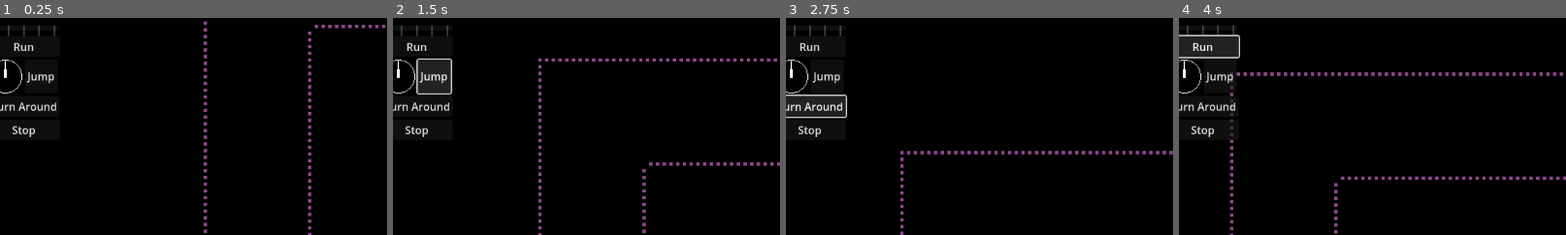
Above: before the commit, frames 1-4 (left to right).
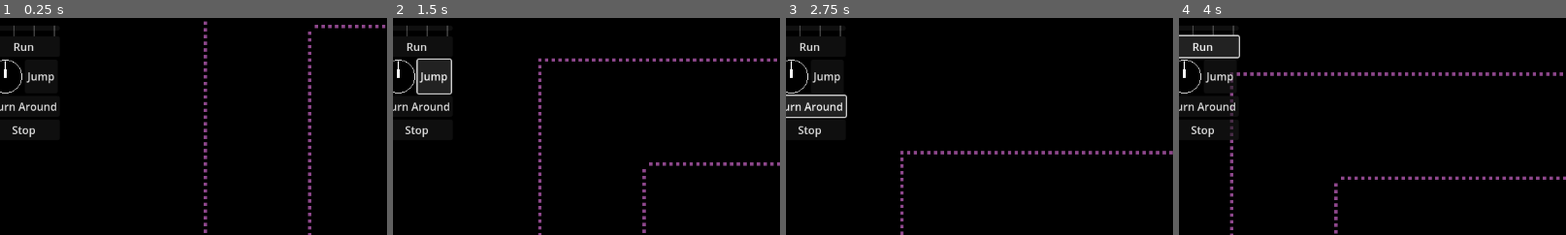
Above: after the commit, the same moments.

Repository: CloneDeath/LoveIsFury
Game: Godot game, scene res://Game.tscn
Same seed, same stepped clock (60 frames per second), same inputs: the game is played once before the commit and once after it.
Inputs:
- Up to frame 1 (0.25 s): no input
- Up to frame 2 (1.5 s): click "Run" at 0.5 s; click "Jump" at 1.25 s
- Up to frame 3 (2.75 s): click "Turn Around" at 2 s
- Up to frame 4 (4 s): click "Stop" at 2.75 s; click "Run" at 3.5 s
The pictures show only the part of the screen within x 3-53%, y 4-54%; the shares and areas given below are measured in that part.

The runs differ from the first frame. In frame 1, 0.1% of the frame differs, in the area x 2-11%, y 3-9%; in frame 2, 0.1%; in frame 3, 0.1%; in frame 4, less than 0.1%.

Commit message:
Finished converting actions. Adjusted label for walking based on the current speed

Diff:
--- a/player/controls/PlayerController.gd
+++ b/player/controls/PlayerController.gd
@@ -12,11 +12,3 @@
 func _on_action_button_pressed(actionButton: ActionButton):
 	actionButton.execute(player);
 	advance_time.emit(0.1);
-
-func _on_stop_button_pressed():
-	advance_time.emit(0.1);
-
-func _on_turn_around_pressed():
-	player.stop();
-	player.turn_around();
-	advance_time.emit(0.1);
--- a/player/controls/PlayerController.tscn
+++ b/player/controls/PlayerController.tscn
@@ -1,10 +1,12 @@
-[gd_scene load_steps=6 format=3 uid="uid://ctfb60rssirxr"]
+[gd_scene load_steps=8 format=3 uid="uid://ctfb60rssirxr"]
 
 [ext_resource type="Script" path="res://player/controls/PlayerController.gd" id="1_2htms"]
 [ext_resource type="PackedScene" uid="uid://b15ntxi042cgp" path="res://player/controls/DirectionPicker.tscn" id="2_gxk3l"]
 [ext_resource type="PackedScene" uid="uid://h2kq2wg4lg7f" path="res://player/controls/ActionButton.tscn" id="2_ncpyy"]
 [ext_resource type="Script" path="res://player/controls/actions/RunButton.gd" id="3_defh7"]
 [ext_resource type="Script" path="res://player/controls/actions/JumpButton.gd" id="5_jqlmr"]
+[ext_resource type="Script" path="res://player/controls/actions/TurnAroundButton.gd" id="6_j8tar"]
+[ext_resource type="Script" path="res://player/controls/actions/StopButton.gd" id="7_ycfik"]
 
 [node name="PlayerController" type="HBoxContainer"]
 anchors_preset = 15
@@ -29,7 +31,7 @@
 step = 10.0
 value = 10.0
 rounded = true
-tick_count = 5
+tick_count = 4
 ticks_on_borders = true
 
 [node name="RunButton" parent="Movement" instance=ExtResource("2_ncpyy")]
@@ -50,13 +52,14 @@
 text = "Jump"
 script = ExtResource("5_jqlmr")
 
-[node name="TurnAroundButton" type="Button" parent="Movement"]
+[node name="TurnAroundButton" parent="Movement" instance=ExtResource("2_ncpyy")]
 layout_mode = 2
 text = "Turn Around"
+script = ExtResource("6_j8tar")
 
-[node name="StopButton" type="Button" parent="Movement"]
+[node name="StopButton" parent="Movement" instance=ExtResource("2_ncpyy")]
 layout_mode = 2
 text = "Stop"
+script = ExtResource("7_ycfik")
 
-[connection signal="pressed" from="Movement/TurnAroundButton" to="." method="_on_turn_around_pressed"]
-[connection signal="pressed" from="Movement/StopButton" to="." method="_on_stop_button_pressed"]
+[connection signal="value_changed" from="Movement/MoveSpeed" to="Movement/RunButton" method="_on_move_speed_value_changed"]
--- a/player/controls/actions/RunButton.gd
+++ b/player/controls/actions/RunButton.gd
@@ -1,5 +1,20 @@
 extends ActionButton
+# 70, 40, 20, 10
+var labels = {
+	70: "Sprint",
+	40: "Run",
+	20: "Jog",
+	10: "Walk"
+};
 
 func execute(player: Player):
 	var speed = %MoveSpeed.value / 100.0;
 	player.move_forward(speed);
+
+func _on_move_speed_value_changed(value: float):
+	for threshold in labels:
+		if (value < threshold):
+			continue;
+		text = labels[threshold];
+		return;
+	text = "Walk";
--- /dev/null
+++ b/player/controls/actions/StopButton.gd
@@ -0,0 +1,4 @@
+extends ActionButton
+
+func execute(player: Player):
+	player.stop();
--- /dev/null
+++ b/player/controls/actions/TurnAroundButton.gd
@@ -0,0 +1,5 @@
+extends ActionButton
+
+func execute(player: Player):
+	player.stop();
+	player.turn_around();
